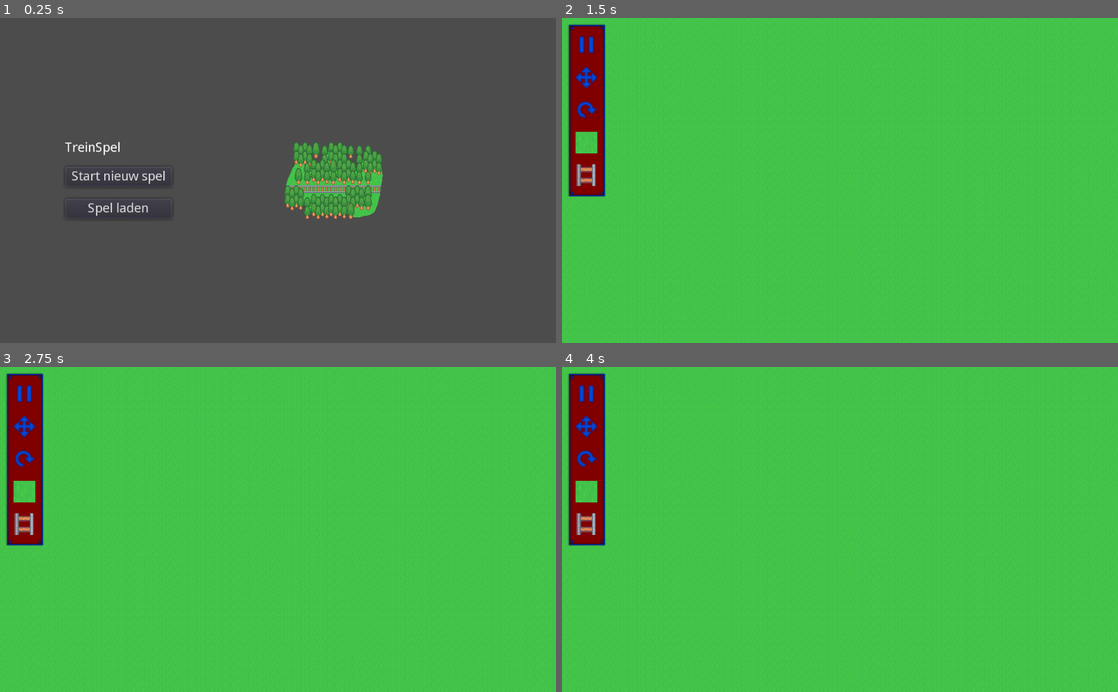
Above: before the commit, frames 1-4 (two rows, left to right).
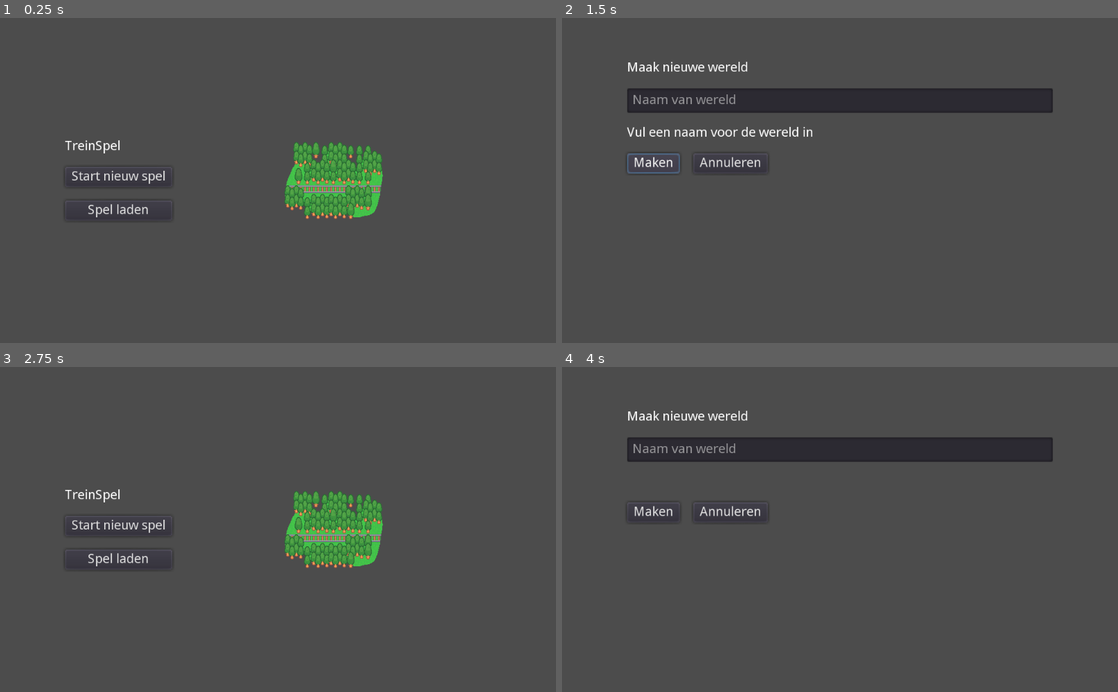
Above: after the commit, the same moments.

Repository: 2zqa/traingame
Game: Godot game, scene res://Scenes/TitleScreen.tscn
The game is run twice, just before and just after one commit, with the same random seed, the same clock (stepped at 60 frames per second) and the same inputs.
Inputs (mouse positions are in pixels of both pictures, inside the frame that each line leads up to):
- Up to frame 1 (0.25 s): no input
- Up to frame 2 (1.5 s): click "Start nieuw spel" at 0.5 s; click (650, 164) at 1.25 s, where only the run after the commit has a clickable "Maken"
- Up to frame 3 (2.75 s): click (166, 513) at 2 s, where only the run after the commit has a clickable "Annuleren"
- Up to frame 4 (4 s): click (678, 526) at 2.75 s, where only the run after the commit has a clickable "Start nieuw spel"; click (584, 425) at 3.52 s

The runs differ from the first frame. In frame 1, 0.3% of the frame differs, in the area x 11-31%, y 37-62%; in frame 2, 100%, in the area x 0-100%, y 0-100%; in frame 3, 99%; in frame 4, 100%.

Commit message:
Add "Create new world" screen

Diff:
--- /dev/null
+++ b/TrainGame-Godot/Scenes/NewWorldScreen.gd
@@ -0,0 +1,30 @@
+extends MarginContainer
+
+var random := RandomNumberGenerator.new()
+
+func _ready():
+    random.randomize()
+
+
+func _on_CreateButton_pressed() -> void:
+    var world_name = $Container/WorldNameEdit.text
+    if world_name.length() == 0:
+        $Container/ErrorLabel.text = "Please specify a world name"
+        return
+    Global.world_name = world_name
+    Global.world_save_location = _create_world_save_location()
+    if not get_tree().change_scene("res://Scenes/GameScreen.tscn"):
+        push_error("Failed to change scene to GameScreen")
+
+
+func _create_world_save_location() -> String:
+    var file = File.new()
+    while true:
+        var file_name = Global.WORLD_FOLDER + str(random.randi_range(100, 2147483647)) + Global.SAVE_FILE_EXTENSION
+        if not file.file_exists(file_name):
+            return file_name
+    return "This value is never returned, since it's after a while true loop"
+
+func _on_CancelButton_pressed() -> void:
+    if not get_tree().change_scene("res://Scenes/TitleScreen.tscn"):
+        push_error("Failed to change scene to TitleScreen")
--- /dev/null
+++ b/TrainGame-Godot/Scenes/NewWorldScreen.tscn
@@ -0,0 +1,57 @@
+[gd_scene load_steps=2 format=2]
+
+[ext_resource path="res://Scenes/NewWorldScreen.gd" type="Script" id=1]
+
+[node name="NewWorldScreen" type="MarginContainer"]
+anchor_right = 1.0
+anchor_bottom = 1.0
+custom_constants/margin_right = 120
+custom_constants/margin_top = 80
+custom_constants/margin_left = 120
+custom_constants/margin_bottom = 80
+script = ExtResource( 1 )
+__meta__ = {
+"_edit_use_anchors_": false
+}
+
+[node name="Container" type="VBoxContainer" parent="."]
+margin_left = 120.0
+margin_top = 80.0
+margin_right = 904.0
+margin_bottom = 520.0
+custom_constants/separation = 25
+
+[node name="TitleLabel" type="Label" parent="Container"]
+margin_right = 784.0
+margin_bottom = 25.0
+text = "Create new world"
+
+[node name="WorldNameEdit" type="LineEdit" parent="Container"]
+margin_top = 50.0
+margin_right = 784.0
+margin_bottom = 95.0
+placeholder_text = "World name"
+
+[node name="ErrorLabel" type="Label" parent="Container"]
+margin_top = 120.0
+margin_right = 784.0
+margin_bottom = 145.0
+
+[node name="ButtonsContainer" type="HBoxContainer" parent="Container"]
+margin_top = 170.0
+margin_right = 784.0
+margin_bottom = 207.0
+custom_constants/separation = 25
+
+[node name="CreateButton" type="Button" parent="Container/ButtonsContainer"]
+margin_right = 95.0
+margin_bottom = 37.0
+text = "Create"
+
+[node name="CancelButton" type="Button" parent="Container/ButtonsContainer"]
+margin_left = 120.0
+margin_right = 215.0
+margin_bottom = 37.0
+text = "Cancel"
+[connection signal="pressed" from="Container/ButtonsContainer/CreateButton" to="." method="_on_CreateButton_pressed"]
+[connection signal="pressed" from="Container/ButtonsContainer/CancelButton" to="." method="_on_CancelButton_pressed"]
--- a/TrainGame-Godot/Scenes/PauseMenu.tscn
+++ b/TrainGame-Godot/Scenes/PauseMenu.tscn
@@ -3,6 +3,7 @@
 [ext_resource path="res://Scenes/PauseMenu.gd" type="Script" id=1]
 
 [node name="PauseMenu" type="PopupDialog"]
+visible = true
 margin_right = 393.0
 margin_bottom = 202.0
 popup_exclusive = true
@@ -30,19 +31,19 @@
 [node name="TitleLabel" type="Label" parent="VBoxContainer"]
 margin_right = 254.0
 margin_bottom = 25.0
-text = "Game Paused"
+text = "Game paused"
 align = 1
 
 [node name="ContinueButton" type="Button" parent="VBoxContainer"]
 margin_top = 45.0
 margin_right = 254.0
 margin_bottom = 82.0
-text = "Continue Playing"
+text = "Continue playing"
 
 [node name="SaveAndQuitButton" type="Button" parent="VBoxContainer"]
 margin_top = 102.0
 margin_right = 254.0
 margin_bottom = 139.0
-text = "Save and Quit to Title"
+text = "Save and quit to title"
 [connection signal="pressed" from="VBoxContainer/ContinueButton" to="." method="_on_ContinueButton_pressed"]
 [connection signal="pressed" from="VBoxContainer/SaveAndQuitButton" to="." method="_on_SaveAndQuitButton_pressed"]
--- a/TrainGame-Godot/Scenes/TitleScreen.gd
+++ b/TrainGame-Godot/Scenes/TitleScreen.gd
@@ -1,6 +1,6 @@
 extends MarginContainer
 
-export(PackedScene) var gameScreen;
+export(PackedScene) var newWorldScene;
 
 
 # Called when the node enters the scene tree for the first time.
@@ -9,6 +9,5 @@
 
 
 func _on_StartButton_pressed():
-    if get_tree().change_scene_to(gameScreen) != OK:
+    if get_tree().change_scene_to(newWorldScene) != OK:
         return
-    print(get_tree().root)
--- a/TrainGame-Godot/Scenes/TitleScreen.tscn
+++ b/TrainGame-Godot/Scenes/TitleScreen.tscn
@@ -2,7 +2,7 @@
 
 [ext_resource path="res://Images/title_screen_illustration.png" type="Texture" id=1]
 [ext_resource path="res://Scenes/TitleScreen.gd" type="Script" id=2]
-[ext_resource path="res://Scenes/GameScreen.tscn" type="PackedScene" id=3]
+[ext_resource path="res://Scenes/NewWorldScreen.tscn" type="PackedScene" id=3]
 
 [node name="TitleScreen" type="MarginContainer"]
 anchor_right = 1.0
@@ -15,7 +15,7 @@
 __meta__ = {
 "_edit_use_anchors_": false
 }
-gameScreen = ExtResource( 3 )
+newWorldScene = ExtResource( 3 )
 
 [node name="HBoxContainer" type="HBoxContainer" parent="."]
 margin_left = 120.0
@@ -28,11 +28,11 @@
 margin_bottom = 440.0
 
 [node name="VBoxContainer" type="VBoxContainer" parent="HBoxContainer/CenterContainer2"]
-margin_top = 148.0
+margin_top = 145.0
 margin_right = 233.0
-margin_bottom = 291.0
+margin_bottom = 294.0
 size_flags_horizontal = 3
-custom_constants/separation = 22
+custom_constants/separation = 25
 
 [node name="TitleLabel" type="Label" parent="HBoxContainer/CenterContainer2/VBoxContainer"]
 margin_right = 233.0
@@ -40,15 +40,15 @@
 text = "TrainGame"
 
 [node name="StartButton" type="Button" parent="HBoxContainer/CenterContainer2/VBoxContainer"]
-margin_top = 47.0
+margin_top = 50.0
 margin_right = 233.0
-margin_bottom = 84.0
+margin_bottom = 87.0
 text = "Start new game"
 
 [node name="LoadButton" type="Button" parent="HBoxContainer/CenterContainer2/VBoxContainer"]
-margin_top = 106.0
+margin_top = 112.0
 margin_right = 233.0
-margin_bottom = 143.0
+margin_bottom = 149.0
 text = "Load existing game"
 
 [node name="CenterContainer" type="CenterContainer" parent="HBoxContainer"]
--- a/TrainGame-Godot/Scripts/Global.gd
+++ b/TrainGame-Godot/Scripts/Global.gd
@@ -1,5 +1,9 @@
 extends Node
+
+const WORLD_FOLDER := "user://Worlds/"
+const SAVE_FILE_EXTENSION := ".tg"
 
 var Registry := preload("res://Scripts/Registry.gd").new()
 
+var world_name := "Unnamed"
 var world_save_location := "user://Worlds/world1.tg"
--- a/TrainGame-Godot/Translations/translations.csv
+++ b/TrainGame-Godot/Translations/translations.csv
@@ -2,3 +2,11 @@
 Start new game;Start nieuw spel
 Load existing game;Spel laden
 TrainGame;TreinSpel
+Please specify a world name;Vul een naam voor de wereld in
+Create new world;Maak nieuwe wereld
+World name;Naam van wereld
+Create;Maken
+Cancel;Annuleren
+Game paused;Spel gepauzeerd
+Continue playing;Terug naar spel
+Save and quit to title;Opslaan en naar hoofdmenu
